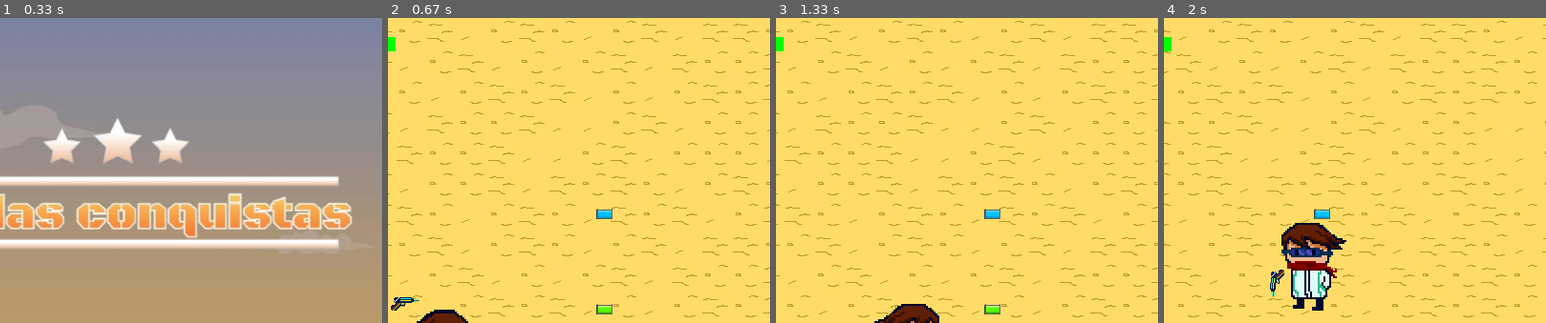
Above: before the commit, frames 1-4 (left to right).
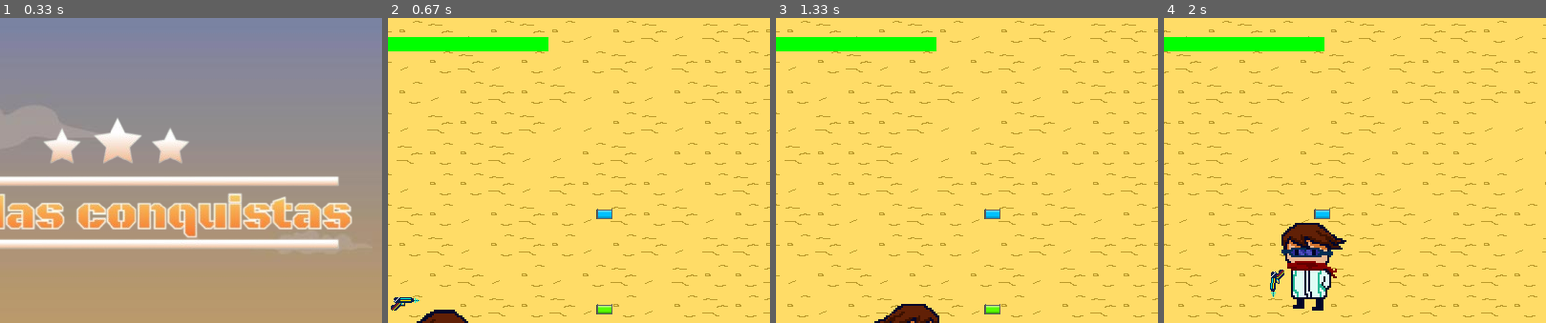
Above: after the commit, the same moments.

Repository: Antoine-Vitrian/Pygame_Project
Game: pygame game, started from game.py
Same seed, same stepped clock (60 frames per second), same inputs: the game is played once before the commit and once after it.
Inputs (mouse positions are % of the whole screen's width and height, from its top left):
- Up to frame 1 (0.33 s): no input
- Up to frame 2 (0.67 s): click (49, 58) at 0.38 s
- Up to frame 3 (1.33 s): tap E at 0.67 s; hold D from 1 s (still down)
- Up to frame 4 (2 s): release D at 1.47 s; hold W 1.5-1.8 s; tap E at 1.65, 1.98 s; hold D from 1.83 s (still down); tap F at 1.9 s
The pictures show only the part of the screen within x 35-85%, y 0-50%; the shares and areas given below are measured in that part.

Frame 1 is identical in both runs. In frame 2, 1.9% of the frame differs, in the area x 2-42%, y 6-11%; in frame 3, 1.9%; in frame 4, 1.9%.

Commit message:
Atualizado ia inimiga

Diff:
--- a/enemies.py
+++ b/enemies.py
@@ -45,15 +45,16 @@
 
         self.gun.update_enemy(self, screen, player)
 
+    def angle_difference(self, a, b):
+        """Smallest difference between two angles (in radians)."""
+        diff = (b - a + math.pi) % (2 * math.pi) - math.pi
+        return diff
+
     def look_player(self, plr):
         # calcula a distância entre o jogador e o inimigo
         dist_x = plr.rect.centerx - self.rect.centerx
         dist_y = plr.rect.centery - self.rect.centery
         self.dist = (dist_x ** 2 + dist_y ** 2) ** 0.5
-
-        # calcula o ângulo entre o inimigo e o player
-        radians = math.atan2(dist_y, dist_x)
-        target_angle = math.degrees(radians)
 
         # Área de agressão
         if self.dist < 500:
@@ -61,29 +62,40 @@
         else:
             self.action = 'idle'
 
-        if self.angle + 180 <= target_angle + 180:
-            self.angle += 5
-        elif self.angle + 180 >= target_angle + 180:
-            self.angle -= 5
+        if self.dist >= 200:
+            # calcula o ângulo entre o inimigo e o player
+            target_angle = math.atan2(dist_y, dist_x)
+        elif self.dist < 200:
+            target_angle = math.atan2(dist_y, dist_x)
+            target_angle += math.radians(90)
+
+        """Returns a new angle rotated toward target_angle by max_turn_speed."""
+        diff = self.angle_difference(self.angle, target_angle)
+
+        vel_rotacao = math.radians(2.5)
+
+        # Clamp the angle change to max_turn_speed
+        if abs(diff) < vel_rotacao:
+            self.angle = target_angle
+        else:
+            self.angle = self.angle + vel_rotacao * math.copysign(1, diff)
 
     def move(self):
-        radians = math.radians(self.angle)
-        cos = math.cos(radians)
-        sin = math.sin(radians)
+        cos = math.cos(self.angle)
+        sin = math.sin(self.angle)
+
 
         # movimenta o inimigo se o player estiver dentro do alcance
         if self.action == 'pursuing':
             self.rect.x += self.speed_x
             self.rect.y += self.speed_y
-            if self.dist > 200:
+            if self.dist < 180:
+                self.speed_x -= self.acc * cos
+                self.speed_y -= self.acc * sin
+            else:
                 self.speed_x += self.acc * cos
                 self.speed_y += self.acc * sin
-            elif self.dist >= 195 and self.dist <= 200:
-                self.speed_x *= 0.6
-                self.speed_y *= 0.6
-            else:
-                self.speed_x -= self.acc * cos
-                self.speed_y -= self.acc * sin
+            print(self.dist)
 
         # desacelera o inimigo
         if self.speed_x > 0.01 or self.speed_x < -0.01:
--- a/game.py
+++ b/game.py
@@ -39,7 +39,7 @@
 start_btn.rect.y -= start_btn.rect.height
 
 # Jogador
-player = Player(300, 300, 120, 'Img/characters/main_character.png', 2, animation_cooldown, [8, 4], 34, 46,)
+player = Player(300, 300, 200, 'Img/characters/main_character.png', 2, animation_cooldown, [8, 4], 34, 46,)
 
 # Armas
 gun = Gun(500, 450, 50, 'Img/Armas/arma_RW4.png', 12, 80, 8, True)
@@ -48,7 +48,7 @@
 bazooka = Bazooka(100, 100, 10, 'Img/Armas/bazuca_FW1000.png', 100, animation_cooldown, 'Img/other/bazooka_spritesheet.png', 32, 32)
 
 # inimigos
-enemy_limit = 10000
+enemy_limit = 1
 loaded_enemies = []
 spawn_cooldown = 1000 # em ms
 last_spawned_enemy = pygame.time.get_ticks()
@@ -86,7 +86,7 @@
     game_over_menu = True
     while game_over_menu:
 
-        screen.fill((255, 200, 180))
+        screen.fill((0, 0, 0))
 
         for event in pygame.event.get():
             if event.type == pygame.QUIT:
@@ -122,7 +122,7 @@
     if current_time - last_spawned_enemy >= spawn_cooldown:
         spawn_chance += randint(0, 5)
         last_spawned_enemy = current_time
-        if spawn_chance >= 5 and len(enemies) <= enemy_limit:
+        if spawn_chance >= 5 and len(enemies) < enemy_limit:
             soldier = Enemy(enemy_spawn_x, enemy_spawn_y, '', 80, 60, 0.2)
             enemies.append(soldier)
             spawn_chance = 0
